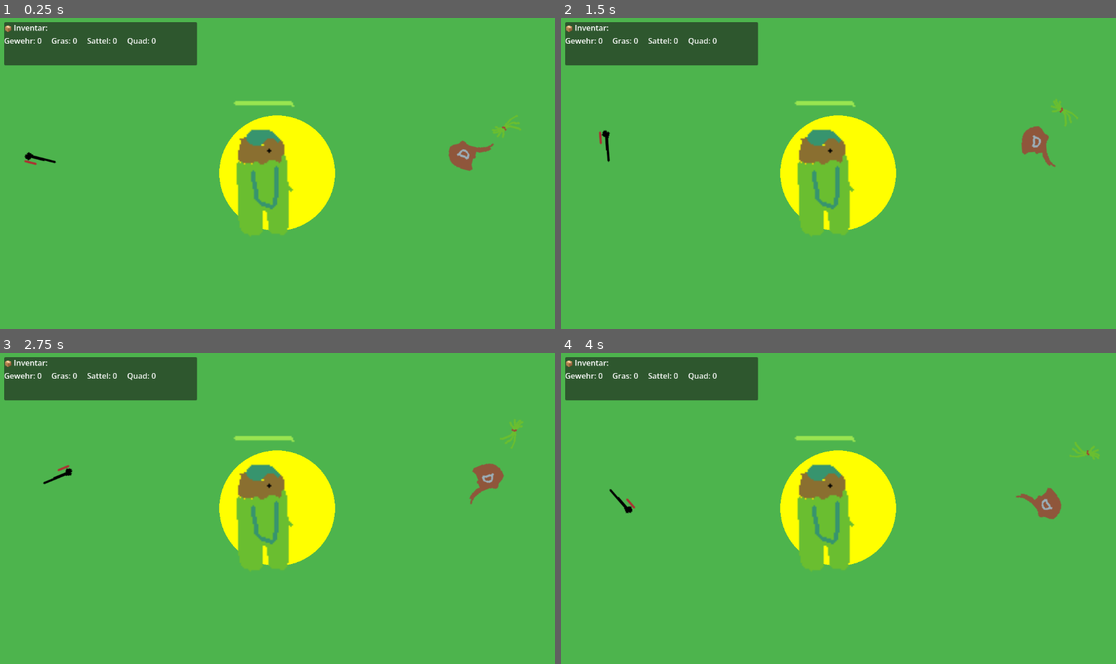
Above: before the commit, frames 1-4 (two rows, left to right).
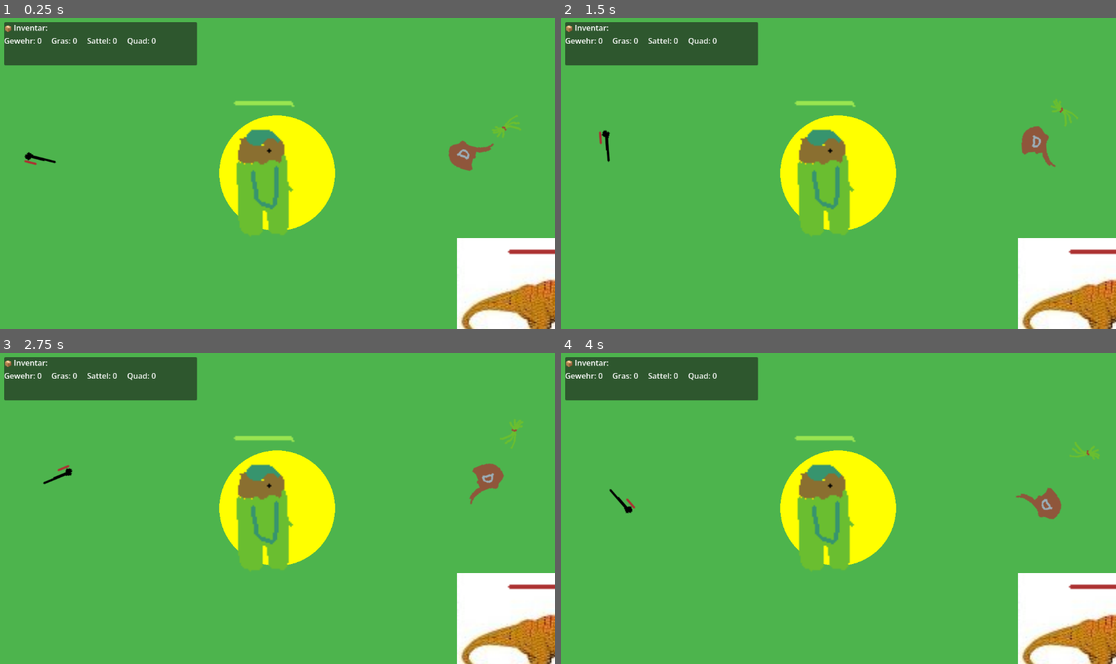
Above: after the commit, the same moments.

Repository: twiederk/Dinojagd
Game: Godot game, scene res://scenes/main/Main.tscn
Same seed, same stepped clock (60 frames per second), same inputs: the game is played once before the commit and once after it.
Inputs:
- Up to frame 1 (0.25 s): no input
- Up to frame 2 (1.5 s): tap Space (ui_select) at 0.77 s
- Up to frame 3 (2.75 s): tap Space (ui_select) at 1.52 s
- Up to frame 4 (4 s): tap Space (ui_select) at 3.02, 3.77 s

The runs differ from the first frame. In frame 1, 5.2% of the frame differs, in the area x 82-100%, y 70-100%; in frame 2, 5.2%; in frame 3, 5.2%; in frame 4, 5.2%.

Commit message:
Added T-Rex

Diff:
--- /dev/null
+++ b/sourcecode/scenes/enemies/HealthBar.tscn
@@ -0,0 +1,26 @@
+[gd_scene load_steps=2 format=3 uid="uid://healthbar"]
+
+[ext_resource type="Script" path="res://scripts/enemies/healthbar.gd" id="HealthBarScript"]
+
+[node name="HealthBar" type="CanvasLayer"]
+script = ExtResource("HealthBarScript")
+layer = 5
+
+[node name="Control" type="Control" parent="."]
+layout_mode = 3
+anchors_preset = 0
+offset_top = -40.0
+offset_right = 60.0
+offset_bottom = -32.0
+
+[node name="Background" type="ColorRect" parent="Control"]
+layout_mode = 0
+offset_right = 60.0
+offset_bottom = 8.0
+color = Color(0.2, 0.2, 0.2, 1)
+
+[node name="HealthBar" type="ColorRect" parent="Control"]
+layout_mode = 0
+offset_right = 60.0
+offset_bottom = 8.0
+color = Color(0, 1, 0, 1)
--- /dev/null
+++ b/sourcecode/scenes/enemies/TRex.tscn
@@ -0,0 +1,39 @@
+[gd_scene format=3 uid="uid://trex"]
+
+[ext_resource type="Texture2D" uid="uid://bpbctuxwbgkfa" path="res://assets/T-Rex.png" id="2_jsvau"]
+[ext_resource type="PackedScene" uid="uid://healthbar" path="res://scenes/enemies/HealthBar.tscn" id="HealthBarScene"]
+[ext_resource type="Script" uid="uid://eev6erdnu085" path="res://scripts/enemies/t_rex.gd" id="TRexScript"]
+
+[sub_resource type="CapsuleShape2D" id="TRexCollision"]
+radius = 16.0
+height = 48.0
+
+[sub_resource type="CircleShape2D" id="DetectionShape"]
+radius = 304.0411
+
+[sub_resource type="CircleShape2D" id="DamageShape"]
+radius = 126.01587
+
+[node name="TRex" type="CharacterBody2D" unique_id=301375274]
+position = Vector2(800, 400)
+script = ExtResource("TRexScript")
+
+[node name="Sprite2D" type="Sprite2D" parent="." unique_id=382479882]
+scale = Vector2(2, 2)
+texture = ExtResource("2_jsvau")
+offset = Vector2(0, -8)
+
+[node name="CollisionShape2D" type="CollisionShape2D" parent="." unique_id=1876920885]
+shape = SubResource("TRexCollision")
+
+[node name="DetectionArea" type="Area2D" parent="." unique_id=287332922]
+
+[node name="CollisionShape2D" type="CollisionShape2D" parent="DetectionArea" unique_id=361795557]
+shape = SubResource("DetectionShape")
+
+[node name="DamageArea" type="Area2D" parent="." unique_id=161450077]
+
+[node name="CollisionShape2D" type="CollisionShape2D" parent="DamageArea" unique_id=1526993828]
+shape = SubResource("DamageShape")
+
+[node name="HealthBar" parent="." unique_id=359376764 instance=ExtResource("HealthBarScene")]
--- a/sourcecode/scenes/main/Main.tscn
+++ b/sourcecode/scenes/main/Main.tscn
@@ -4,6 +4,7 @@
 [ext_resource type="Script" uid="uid://bxoyy8xxw61fo" path="res://scripts/item_spawner.gd" id="ItemSpawnerScript"]
 [ext_resource type="Script" uid="uid://c6bds5wqv3y6h" path="res://scripts/main.gd" id="MainScript"]
 [ext_resource type="PackedScene" uid="uid://player" path="res://scenes/player/Player.tscn" id="PlayerScene"]
+[ext_resource type="PackedScene" uid="uid://trex" path="res://scenes/enemies/TRex.tscn" id="TRexScene"]
 
 [node name="Main" type="Node2D" unique_id=100323129]
 script = ExtResource("MainScript")
@@ -19,4 +20,7 @@
 [node name="ItemSpawner" type="Node2D" parent="." unique_id=157976235]
 script = ExtResource("ItemSpawnerScript")
 
+[node name="TRex" parent="." unique_id=1511423132 instance=ExtResource("TRexScene")]
+position = Vector2(1026, 561)
+
 [node name="HUD" parent="." unique_id=1143066013 instance=ExtResource("HUDScene")]
--- a/sourcecode/scripts/constants.gd
+++ b/sourcecode/scripts/constants.gd
@@ -48,6 +48,32 @@
 const SCREEN_WIDTH = 1280
 const SCREEN_HEIGHT = 720
 
+# Enemy Enum & Stats
+enum EnemyType {
+	T_REX
+}
+
+# T-Rex Konstanten
+const T_REX_SPRITE_PATH = "res://assets/T-Rex.png"
+const T_REX_HP = 100
+const T_REX_MAX_HP = 100
+const T_REX_DAMAGE = 15
+const T_REX_SPEED = 150.0
+const T_REX_CHASE_SPEED = 180.0
+const T_REX_DETECTION_RADIUS = 300.0
+const T_REX_DAMAGE_RADIUS = 30.0
+const T_REX_DAMAGE_COOLDOWN = 1.0  # Sekunden zwischen Damage Hits
+
+# Player Health
+const PLAYER_HP = 100
+const PLAYER_MAX_HP = 100
+const PLAYER_DAMAGE_COOLDOWN = 1.0
+
+# HealthBar UI
+const HEALTHBAR_WIDTH = 60
+const HEALTHBAR_HEIGHT = 8
+const HEALTHBAR_OFFSET_Y = -40  # Über dem Character
+
 # Debug Flags
 const DEBUG_MODE = true
 const DRAW_COLLECTION_RADIUS = true
--- /dev/null
+++ b/sourcecode/scripts/enemies/healthbar.gd
@@ -0,0 +1,79 @@
+extends CanvasLayer
+
+var Constants = preload("res://scripts/constants.gd")
+
+# References
+@onready var background = $Control/Background
+@onready var health_bar = $Control/HealthBar
+@onready var container = $Control
+
+# Parent (der Character den wir tracken)
+var parent_entity: Node2D = null
+
+# Health Tracking
+var current_hp: int = 100
+var max_hp: int = 100
+
+func _ready() -> void:
+	# Parent ist der CharacterBody2D (T-Rex, Player, etc)
+	parent_entity = get_parent()
+
+	# Initial Setup
+	_setup_healthbar()
+
+	if Constants.DEBUG_MODE:
+		print("✓ HealthBar initialized for %s" % parent_entity.name)
+
+func _setup_healthbar() -> void:
+	"""Initialisiert die HealthBar UI-Elemente."""
+	if not background or not health_bar or not container:
+		push_error("HealthBar: Missing UI elements!")
+		return
+
+	# Größe setzen
+	container.custom_minimum_size = Vector2(Constants.HEALTHBAR_WIDTH, Constants.HEALTHBAR_HEIGHT)
+	background.custom_minimum_size = Vector2(Constants.HEALTHBAR_WIDTH, Constants.HEALTHBAR_HEIGHT)
+	health_bar.custom_minimum_size = Vector2(Constants.HEALTHBAR_WIDTH, Constants.HEALTHBAR_HEIGHT)
+
+	# Position: oben über dem Character
+	container.position.y = Constants.HEALTHBAR_OFFSET_Y
+
+	# Farben
+	background.color = Color.DARK_GRAY  # Dunkelgrauer Hintergrund
+	health_bar.color = Color.GREEN  # Grüner Lebensbalken
+
+func _process(delta: float) -> void:
+	# Folge dem Parent (relativ zur Kamera ist nicht nötig, CanvasLayer kümmert sich darum)
+	# Die HealthBar ist ein Child, also folgt sie automatisch
+	pass
+
+func update_health(hp: int, max_h: int) -> void:
+	"""Aktualisiert die HealthBar Anzeige."""
+	current_hp = hp
+	max_hp = max_h
+
+	if not health_bar:
+		return
+
+	# Berechne Prozentsatz
+	var health_percent = float(current_hp) / float(max_hp)
+
+	# Setze Health Bar Breite
+	var new_width = Constants.HEALTHBAR_WIDTH * health_percent
+	health_bar.custom_minimum_size.x = new_width
+
+	# Farbe je nach HP: Grün → Gelb → Rot
+	if health_percent > 0.5:
+		health_bar.color = Color.GREEN
+	elif health_percent > 0.25:
+		health_bar.color = Color.YELLOW
+	else:
+		health_bar.color = Color.RED
+
+	if Constants.DEBUG_MODE and hp != max_h:
+		print("  → HealthBar updated: %d/%d (%.0f%%)" % [hp, max_h, health_percent * 100])
+
+func show_damage_indicator(amount: int) -> void:
+	"""Optional: Zeige Damage-Nummer kurz an."""
+	# Kann später erweitert werden mit floating Damage-Text
+	pass
--- /dev/null
+++ b/sourcecode/scripts/enemies/t_rex.gd
@@ -0,0 +1,129 @@
+extends CharacterBody2D
+
+var Constants = preload("res://scripts/constants.gd")
+
+# Stats
+var hp: int = Constants.T_REX_HP
+var max_hp: int = Constants.T_REX_MAX_HP
+var damage: int = Constants.T_REX_DAMAGE
+var speed: float = Constants.T_REX_SPEED
+var chase_speed: float = Constants.T_REX_CHASE_SPEED
+
+# References
+@onready var sprite = $Sprite2D
+@onready var detection_area = $DetectionArea
+@onready var damage_area = $DamageArea
+@onready var healthbar = $HealthBar
+
+# AI State
+var target_player: CharacterBody2D = null
+var ai_mode: String = "PATROL"  # PATROL, CHASE, IDLE
+var current_velocity: Vector2 = Vector2.ZERO
+
+# Cooldowns
+var damage_cooldown: float = 0.0
+
+# Signals
+signal health_changed(hp: int, max_hp: int)
+signal enemy_died
+
+func _ready() -> void:
+	# Sprite laden
+	if sprite:
+		sprite.texture = load(Constants.T_REX_SPRITE_PATH)
+
+	# Player finden
+	target_player = get_tree().root.find_child("Player", true, false)
+
+	# Signals verbinden
+	if detection_area:
+		detection_area.area_entered.connect(_on_detection_entered)
+		detection_area.area_exited.connect(_on_detection_exited)
+
+	if damage_area:
+		damage_area.area_entered.connect(_on_damage_area_entered)
+
+	# HealthBar initialisieren
+	if healthbar:
+		healthbar.update_health(hp, max_hp)
+		health_changed.connect(healthbar.update_health)
+
+	if Constants.DEBUG_MODE:
+		print("✓ T-Rex spawned at %s" % global_position)
+
+func _physics_process(delta: float) -> void:
+	# Update Cooldowns
+	if damage_cooldown > 0:
+		damage_cooldown -= delta
+
+	# Update AI Movement
+	_update_ai_movement()
+
+	# Apply movement
+	move_and_slide()
+
+	# Debug: AI Mode anzeigen
+	if Constants.DEBUG_MODE:
+		#print("T-Rex Mode: %s, HP: %d" % [ai_mode, hp])
+		pass
+
+func _update_ai_movement() -> void:
+	"""Update die Bewegung basierend auf AI-Mode."""
+	if ai_mode == "CHASE" and target_player:
+		var direction = (target_player.global_position - global_position).normalized()
+		current_velocity = direction * chase_speed
+	elif ai_mode == "PATROL":
+		# Zufällige Patrol-Bewegung (später implementiert)
+		current_velocity = Vector2.ZERO
+	else:
+		current_velocity = Vector2.ZERO
+
+func _on_detection_entered(area: Area2D) -> void:
+	"""Wird aufgerufen wenn det Player endet die DetectionArea betritt."""
+	if area.is_in_group("player"):
+		ai_mode = "CHASE"
+		if Constants.DEBUG_MODE:
+			print("  → T-Rex detected Player! Chase mode activated")
+
+func _on_detection_exited(area: Area2D) -> void:
+	"""Wird aufgerufen wenn der Player die DetectionArea verlässt."""
+	if area.is_in_group("player"):
+		ai_mode = "PATROL"
+		if Constants.DEBUG_MODE:
+			print("  → Player lost! Back to patrol")
+
+func _on_damage_area_entered(area: Area2D) -> void:
+	"""Wird aufgerufen wenn Player die DamageArea berührt."""
+	if area.is_in_group("player") and damage_cooldown <= 0:
+		# Schaden auf Player zufügen
+		if area.has_method("take_damage"):
+			area.take_damage(damage)
+			damage_cooldown = Constants.T_REX_DAMAGE_COOLDOWN
+
+			if Constants.DEBUG_MODE:
+				print("  → T-Rex dealt %d damage to Player!" % damage)
+
+func take_damage(amount: int) -> void:
+	"""T-Rex nimmt Schaden."""
+	hp -= amount
+	emit_signal("health_changed", hp, max_hp)
+
+	if Constants.DEBUG_MODE:
+		print("🦖 T-Rex takes %d damage! HP: %d/%d" % [amount, hp, max_hp])
+
+	# Wenn HP <= 0, sterben
+	if hp <= 0:
+		_die()
+
+func _die() -> void:
+	"""T-Rex stirbt."""
+	emit_signal("enemy_died")
+
+	if Constants.DEBUG_MODE:
+		print("💀 T-Rex died!")
+
+	queue_free()
+
+func set_target(target_pos: Vector2) -> void:
+	"""Setze manuelles Ziel (für Patrol)."""
+	pass
--- a/sourcecode/scripts/main.gd
+++ b/sourcecode/scripts/main.gd
@@ -6,17 +6,25 @@
 @onready var player = $Player
 @onready var item_spawner = $ItemSpawner
 @onready var hud = $HUD
+@onready var t_rex = $TRex
 
 func _ready() -> void:
 	# Verbinde Player-Signal mit HUD
 	if player and hud:
 		player.item_collected.connect(_on_player_item_collected)
+		player.health_changed.connect(_on_player_health_changed)
+		player.player_died.connect(_on_player_died)
+
+	# Verbinde T-Rex Signale
+	if t_rex and player:
+		t_rex.health_changed.connect(_on_trex_health_changed)
+		t_rex.enemy_died.connect(_on_trex_died)
 
 	# Initial Inventar anzeigen
 	if hud and player:
 		hud.update_inventory(player.get_inventory())
 
-	print("✓ Main scene initialized")
+	print("✓ Main scene initialized with T-Rex")
 	print("  Items spawned: %d" % item_spawner.get_spawned_item_count())
 
 
@@ -34,3 +42,20 @@
 
 	var item_name = Constants.ITEM_DATA[item_type]["display_name"]
 	print("→ HUD updated: %s x%d" % [item_name, count])
+
+func _on_player_health_changed(hp: int, max_hp: int) -> void:
+	"""Wird aufgerufen wenn Player Schaden nimmt."""
+	print("  → Player Health: %d/%d" % [hp, max_hp])
+
+func _on_player_died() -> void:
+	"""Wird aufgerufen wenn Player stirbt."""
+	print("💀 GAME OVER - Player died!")
+	# Später: GameOver-Szene anzeigen
+
+func _on_trex_health_changed(hp: int, max_hp: int) -> void:
+	"""Wird aufgerufen wenn T-Rex Schaden nimmt."""
+	print("  → T-Rex Health: %d/%d" % [hp, max_hp])
+
+func _on_trex_died() -> void:
+	"""Wird aufgerufen wenn T-Rex stirbt."""
+	print("🦖 T-Rex eliminated!")
--- a/sourcecode/scripts/player.gd
+++ b/sourcecode/scripts/player.gd
@@ -8,6 +8,12 @@
 # Inventar: Dict[ItemType, int]
 var inventory: Dictionary = {}
 
+# Health System
+var hp: int = Constants.PLAYER_HP
+var max_hp: int = Constants.PLAYER_MAX_HP
+var damage_cooldown: float = 0.0
+var is_alive: bool = true
+
 # References
 @onready var sprite = $AnimatedSprite2D
 @onready var detection_area = $DetectionArea
@@ -15,8 +21,13 @@
 
 # Signals
 signal item_collected(item_type: int, count: int)
+signal health_changed(hp: int, max_hp: int)
+signal player_died
 
 func _ready() -> void:
+	# Zur "player" Gruppe hinzufügen (für Detection durch Gegner)
+	add_to_group("player")
+
 	# Initiales Inventar initialisieren
 	for item_type in Constants.ItemType.values():
 		inventory[item_type] = 0
@@ -34,6 +45,10 @@
 		detection_area.area_entered.connect(_on_item_entered)
 
 func _physics_process(delta: float) -> void:
+	# Update Cooldowns
+	if damage_cooldown > 0:
+		damage_cooldown -= delta
+
 	# Input-Vektor sammeln (WASD + Pfeiltasten)
 	var input_vector = Vector2.ZERO
 
@@ -83,6 +98,34 @@
 			var display_name = Constants.ITEM_DATA[item_type]["display_name"]
 			print("✓ Item collected: %s (Total: %d)" % [display_name, inventory[item_type]])
 
+func take_damage(amount: int) -> void:
+	"""Player nimmt Schaden."""
+	if not is_alive or damage_cooldown > 0:
+		return
+
+	hp -= amount
+	damage_cooldown = Constants.PLAYER_DAMAGE_COOLDOWN
+	emit_signal("health_changed", hp, max_hp)
+
+	if Constants.DEBUG_MODE:
+		print("💥 Player takes %d damage! HP: %d/%d" % [amount, hp, max_hp])
+
+	# Wenn HP <= 0, sterben
+	if hp <= 0:
+		_player_die()
+
+func _player_die() -> void:
+	"""Player stirbt."""
+	is_alive = false
+	emit_signal("player_died")
+
+	if Constants.DEBUG_MODE:
+		print("💀 Player died! Game Over")
+
+	# Optional: Später GameOver-Szene oder Respawn
+	# Für jetzt: einfach erstarren
+	velocity = Vector2.ZERO
+
 func _collect_nearby_items() -> void:
 	"""Deprecated - Items sammeln automatisch per Berührung."""
 	pass
Not shown, added: sourcecode/scripts/enemies/healthbar.gd.uid
Not shown, added: sourcecode/scripts/enemies/t_rex.gd.uid
